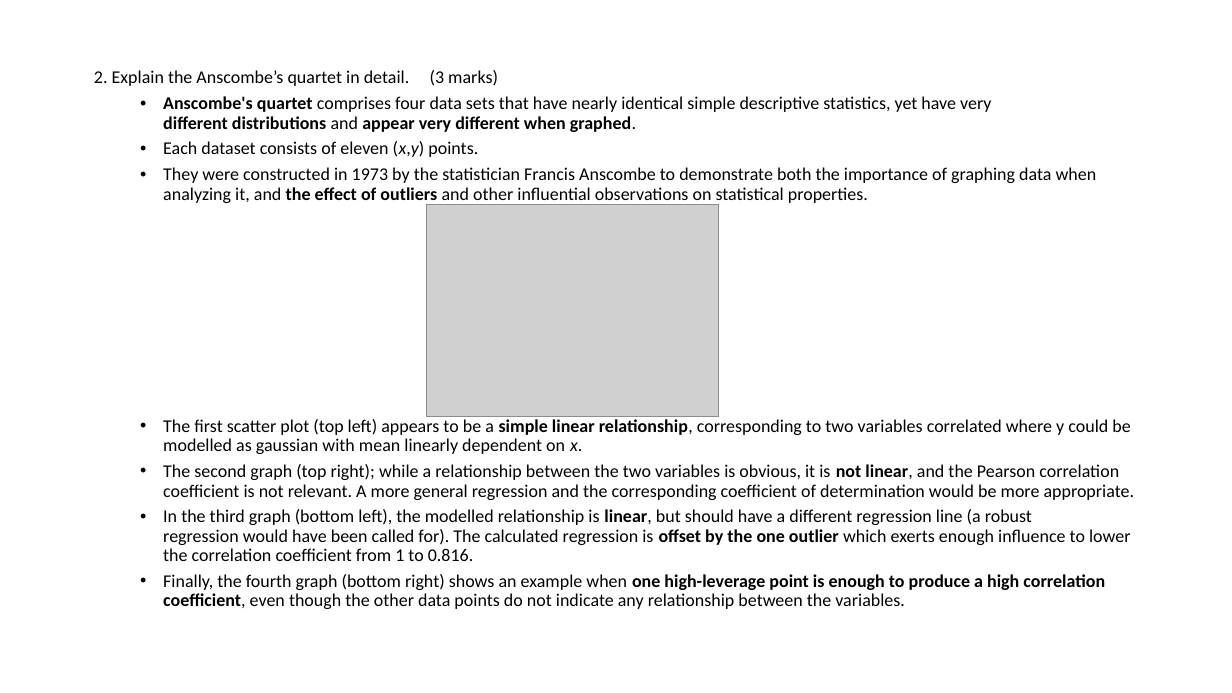
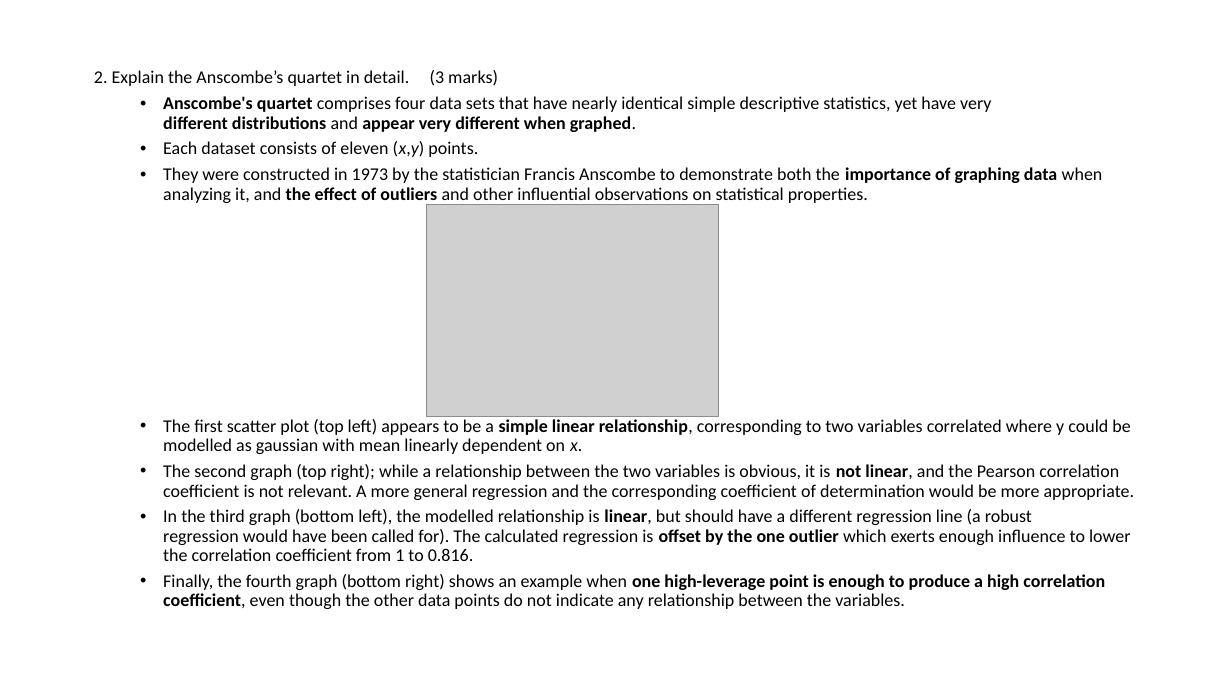
Before and after one commit to krishnajiraoh/upGrad_linear_regression_assignment, a slide deck: slide 8 of Subjective Questions.pptx. Drawn at 1232x693 pixels with LibreOffice and Linux fonts; fonts in the diff are those of the drawing; grey boxes stand for pictures. Boxes give left, top, right and bottom in pixels: in the first picture for what was removed or moved away, otherwise in the second. Text is boxed around its words. In the diff, an @@ line names an element or a change of style, - is before the commit and + after.

```diff
--- a/Subjective Questions.pptx
+++ b/Subjective Questions.pptx
@@ text at box(163, 167, 1103, 205): bold on in "importance of graphing data" @@
```
Also in this commit, not shown: 5 other slides changed, 2 other files.
